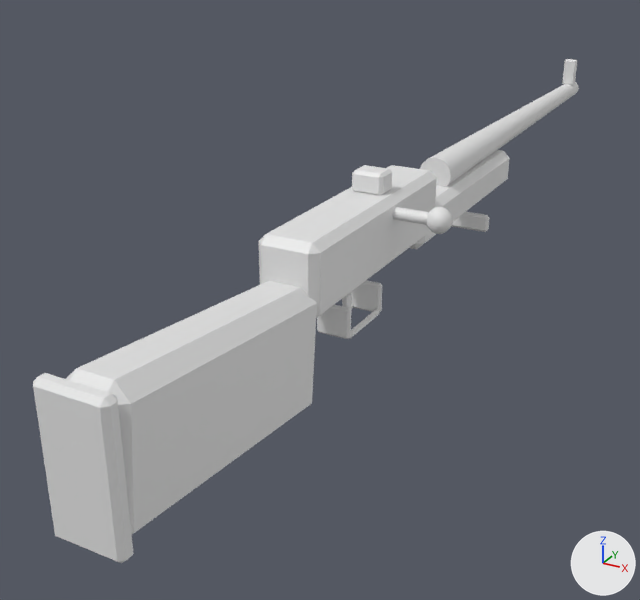
What one commit did to the glTF model ambush_loop/art/v2/models/m1_garand_lod0.glb.
Camera for both pictures: a camera (50 mm lens) standing at (0.335, -0.652, 0.301) and looking at (-0.086, 0.113, -0.081). Arrows for +X, +Y and +Z are at lower right; the lights stay in place. The older version comes first. Vertices at exactly the same position are counted once.

In view in the first picture: 'm1_garand_body'.
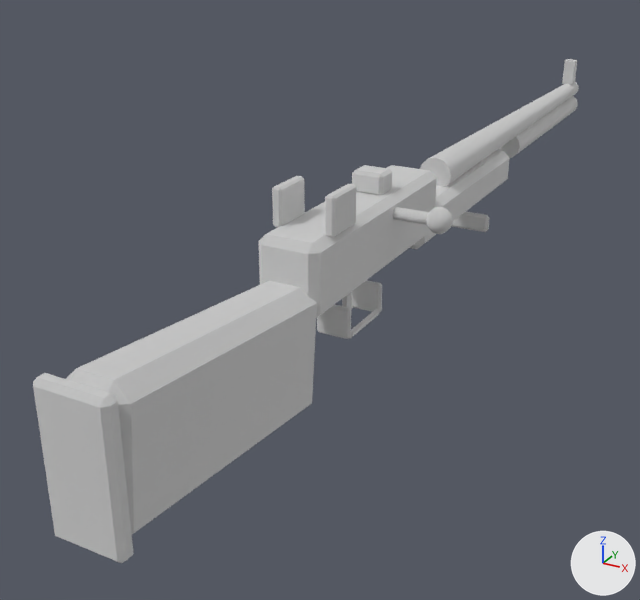
The change, as a list of edits to the scene's bpy script:
```text
Add mat_v2_actor_atlas:
    mat_v2_actor_atlas = principled_material('v2_actor_atlas')
    mat_v2_actor_atlas.base_color = (0.8, 0.8, 0.8)  # white #e7e7e7
    mat_v2_actor_atlas.metallic = 1.0
    mat_v2_actor_atlas.roughness = 1.0
Change me_cube_211:
    used by ob_m1_garand_body; location = (0.0, 0.0, 0.0)
    remove me_cube_211.from_pydata(...)  # 416 vertices, 768 faces; spans x -0.029..0.081, y -0.339..0.78, z -0.078..0.092
    add me_cube_211.from_pydata(...)  # 488 vertices, 900 faces; spans x -0.029..0.081, y -0.339..0.78, z -0.078..0.1
    me_cube_211 part 1: a new loose piece, a 12-sided cut cone along y (radius 0.017 at the low end, 0.015 at the high end) spanning x -0.017..0.017, y 0.46..0.768, z 0.005..0.039, in mat_v2_actor_atlas (white #e7e7e7)
    me_cube_211 part 2: the loose piece of 24 vertices spanning x -0.002..0.002, y 0.003..0.014, z -0.042..-0.016 is copied, and the copy is scaled about its middle by (1.74, 3.84, 1.33), then moved by (-0.024, -0.06, 0.112), in mat_v2_actor_atlas (white #e7e7e7); it spans x -0.029..-0.02, y -0.072..-0.032, z 0.066..0.1
    me_cube_211 part 3: the loose piece of 24 vertices spanning x -0.002..0.002, y 0.003..0.014, z -0.042..-0.016 is copied, and the copy is scaled about its middle by (1.74, 3.84, 1.33), then moved by (0.024, -0.06, 0.112), in mat_v2_actor_atlas (white #e7e7e7); it spans x 0.02..0.029, y -0.072..-0.032, z 0.066..0.1
    add me_cube_211.materials.append(mat_v2_actor_atlas)  # white #e7e7e7
```

Location of each change, (x1, y1, x2, y2) in pixels of the pictures (640 x 600 px):
part 1 of me_cube_211, added: after (498, 96, 578, 158)
part 2 of me_cube_211, added: after (272, 176, 305, 227)
part 3 of me_cube_211, added: after (325, 184, 356, 238)
